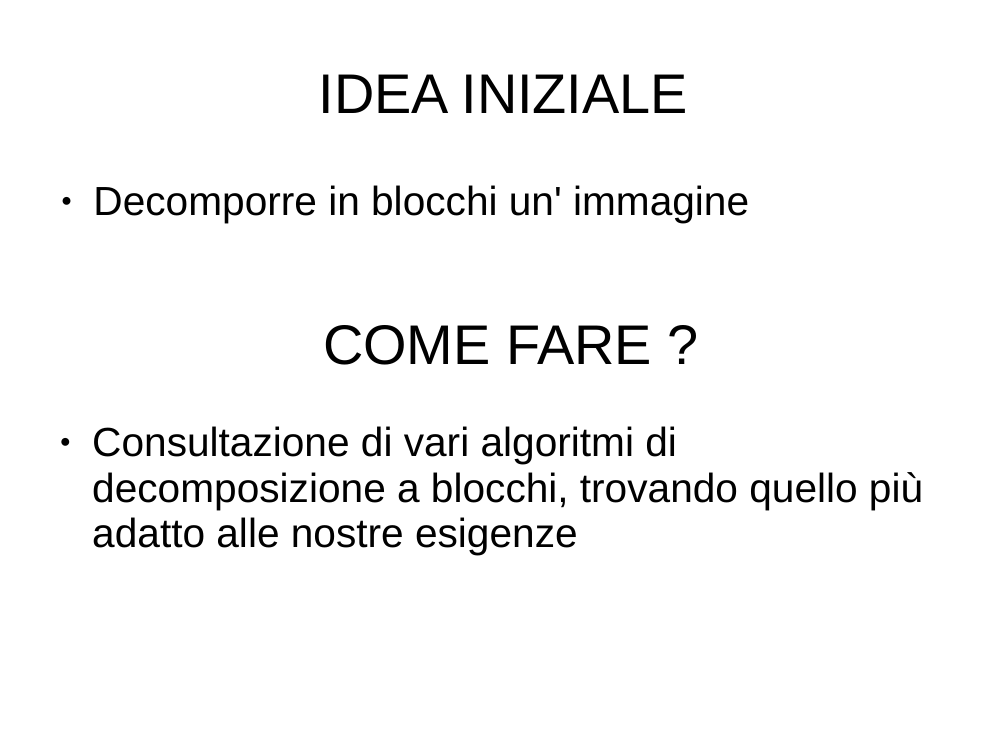
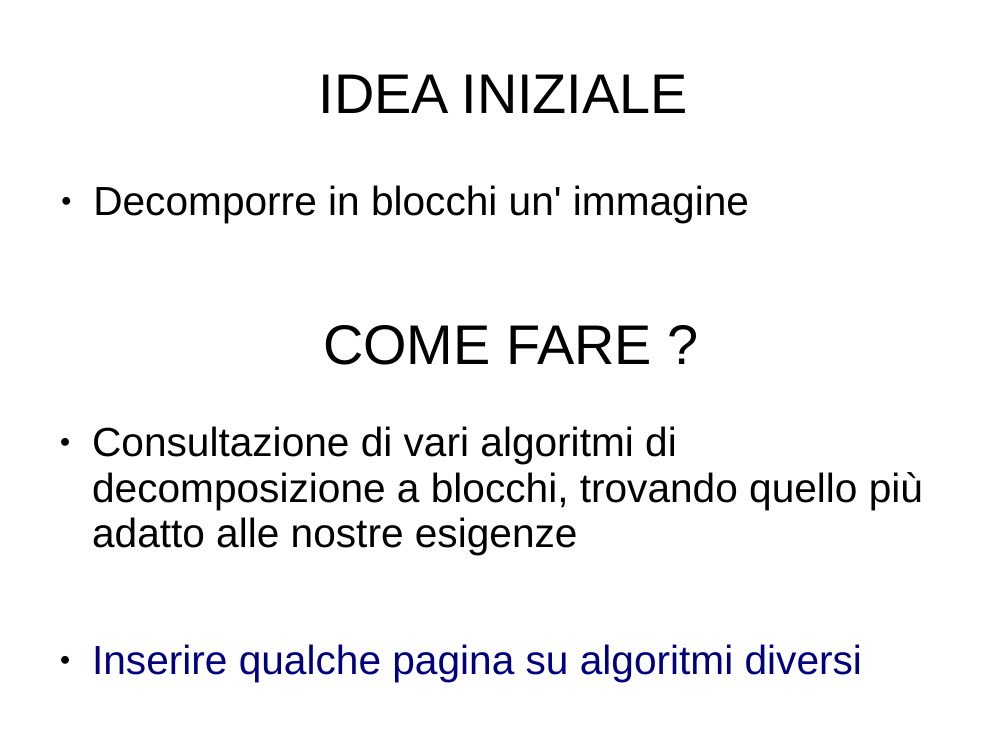
Before and after one commit to V1LL0/DICOMPROJECT_BD, a slide deck: slide 2 of presentazione.ppt. Drawn at 1008x756 pixels with LibreOffice and Linux fonts; fonts in the diff are those of the drawing. Boxes give left, top, right and bottom in pixels: in the first picture for what was removed or moved away, otherwise in the second. Text is boxed around its words. In the diff, an @@ line names an element or a change of style, - is before the commit and + after.

```diff
--- a/presentazione.ppt
+++ b/presentazione.ppt
@@ text at (92,644,862,682): paragraph added @@
+● Inserire qualche pagina su algoritmi diversi
```
Also in this commit, not shown: 3 other slides changed, 3 other files.
